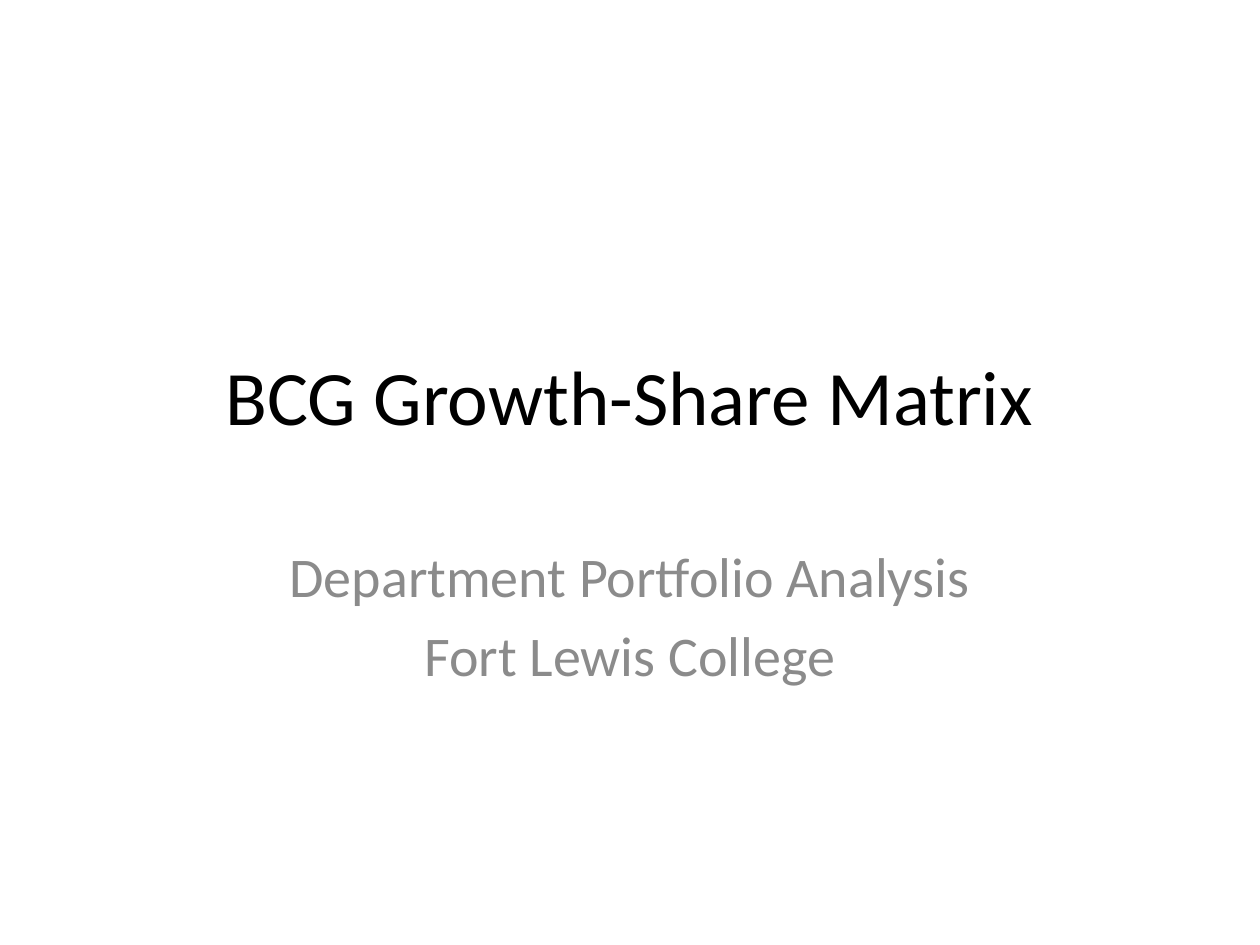
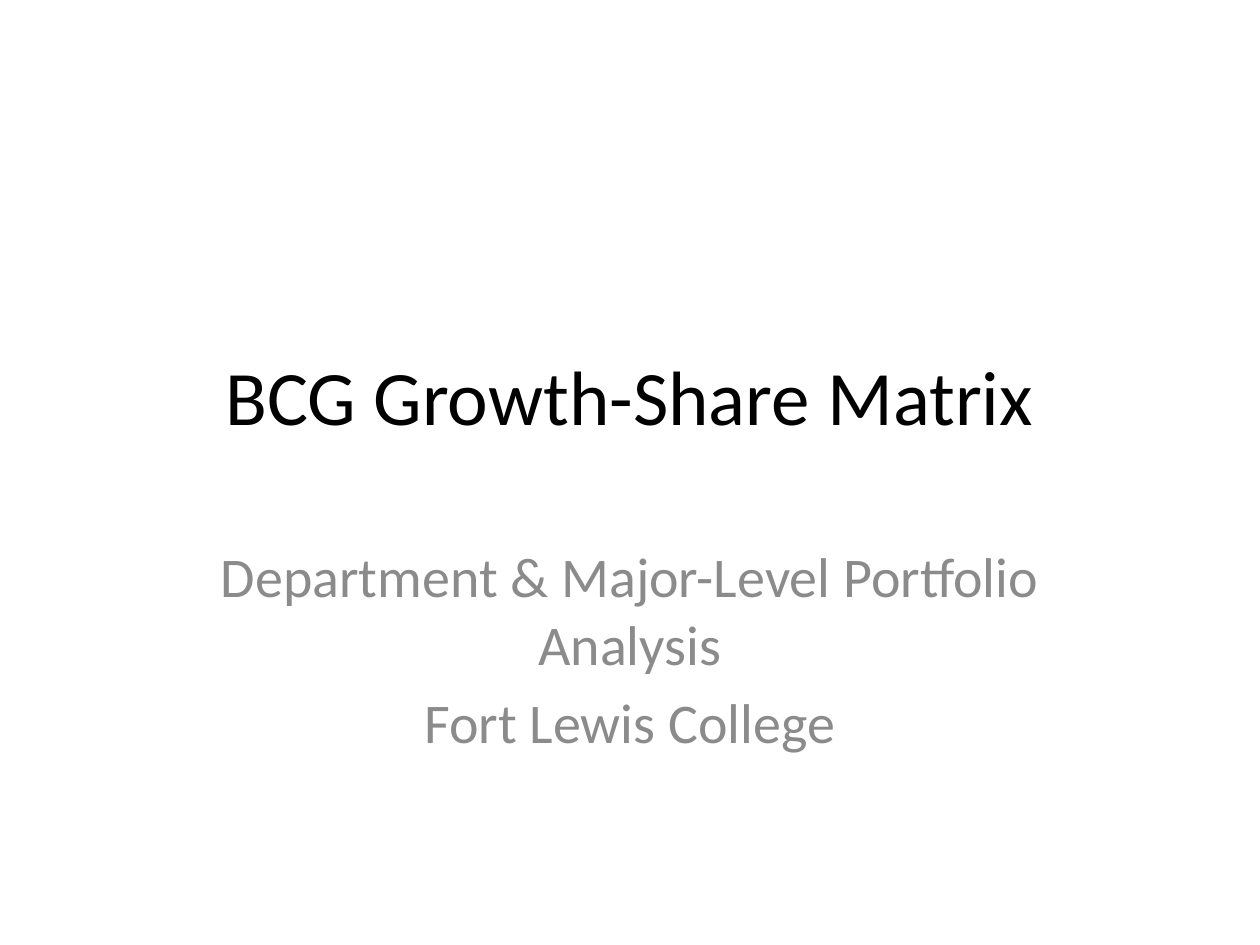
Before and after one commit to sarardm/flc-strategy-optimization-dashboard, a slide deck: slide 1 of generated_docs/BCG_Slide_Deck.pptx. Drawn at 1260x945 pixels with LibreOffice and Linux fonts; fonts in the diff are those of the drawing. Boxes give left, top, right and bottom in pixels: in the first picture for what was removed or moved away, otherwise in the second. Text is boxed around its words. In the diff, an @@ line names an element or a change of style, - is before the commit and + after.

Commit message:
Update SWOT Matrix and Zone to Win risk analysis

```diff
--- a/generated_docs/BCG_Slide_Deck.pptx
+++ b/generated_docs/BCG_Slide_Deck.pptx
@@ subtitle at (221, 558, 1038, 674): text changed @@
-Department Portfolio Analysis
+Department & Major-Level Portfolio Analysis
```
Also in this commit, not shown: 6 other slides changed, 2 slides added, 1 slide removed, 15 other files.
